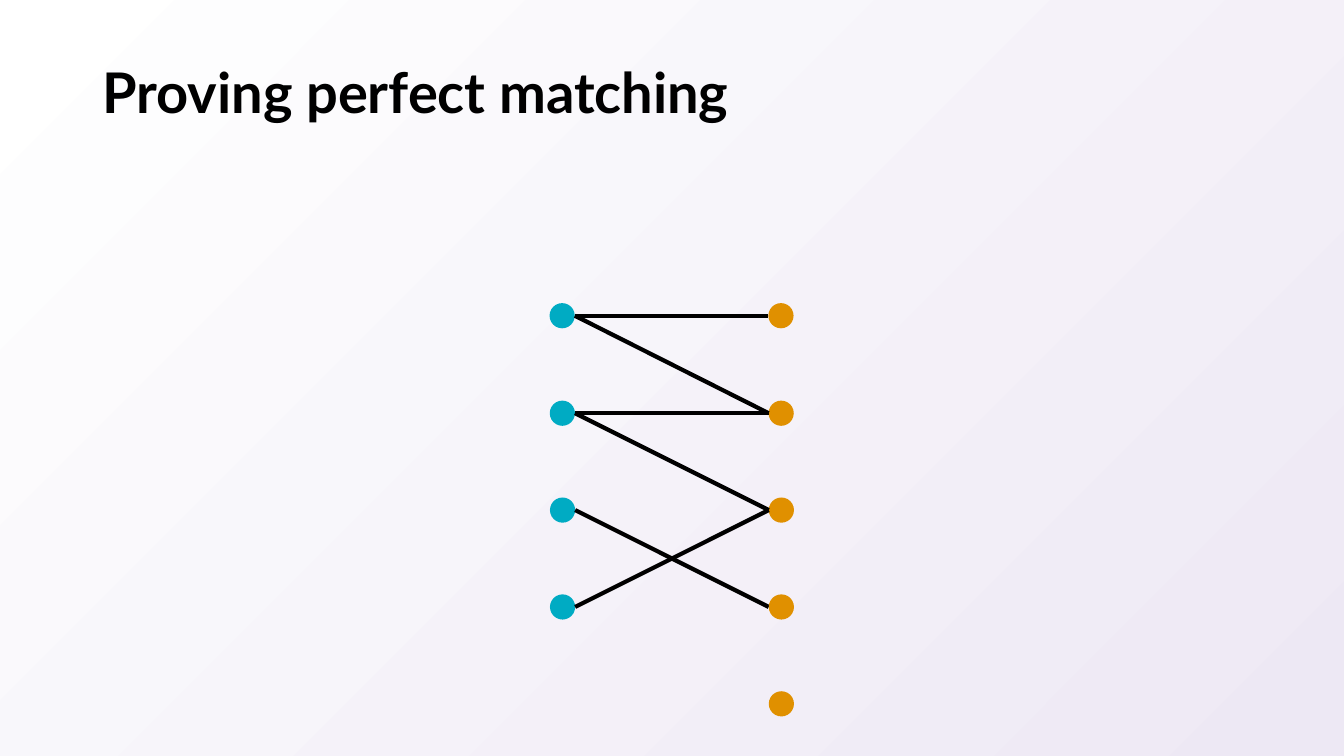
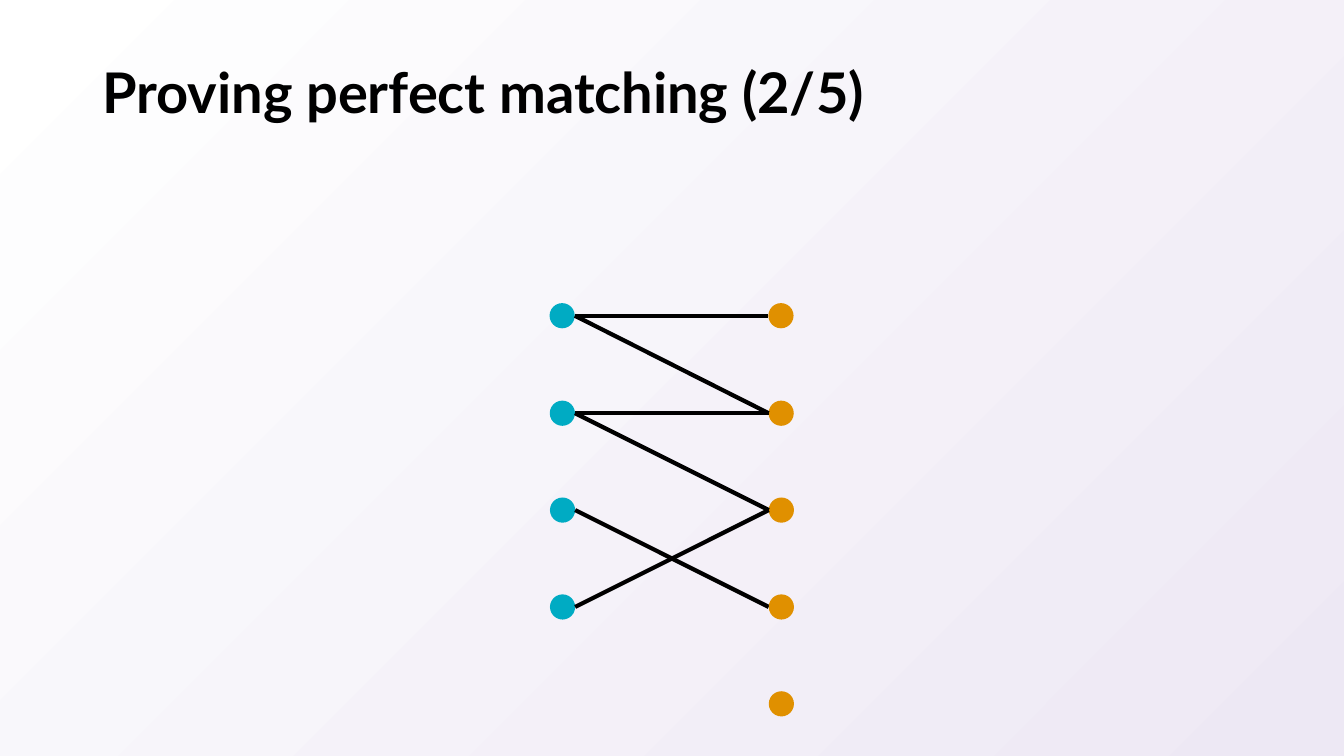
Before and after one commit to natebrunelle/cse417, a slide deck: slide 22 of markdown/files/slides/04.pptx. Drawn at 1344x756 pixels with LibreOffice and Linux fonts; fonts in the diff are those of the drawing; grey boxes stand for pictures. Boxes give left, top, right and bottom in pixels: in the first picture for what was removed or moved away, otherwise in the second. Text is boxed around its words. In the diff, an @@ line names an element or a change of style, - is before the commit and + after.

```diff
--- a/markdown/files/slides/04.pptx
+++ b/markdown/files/slides/04.pptx
@@ title at bbox=[102, 69, 864, 123]: text changed @@
-Proving perfect matching
+Proving perfect matching (2/5)
```
Also in this commit, not shown: 35 other slides changed, 1 slide added, 4 other files.
